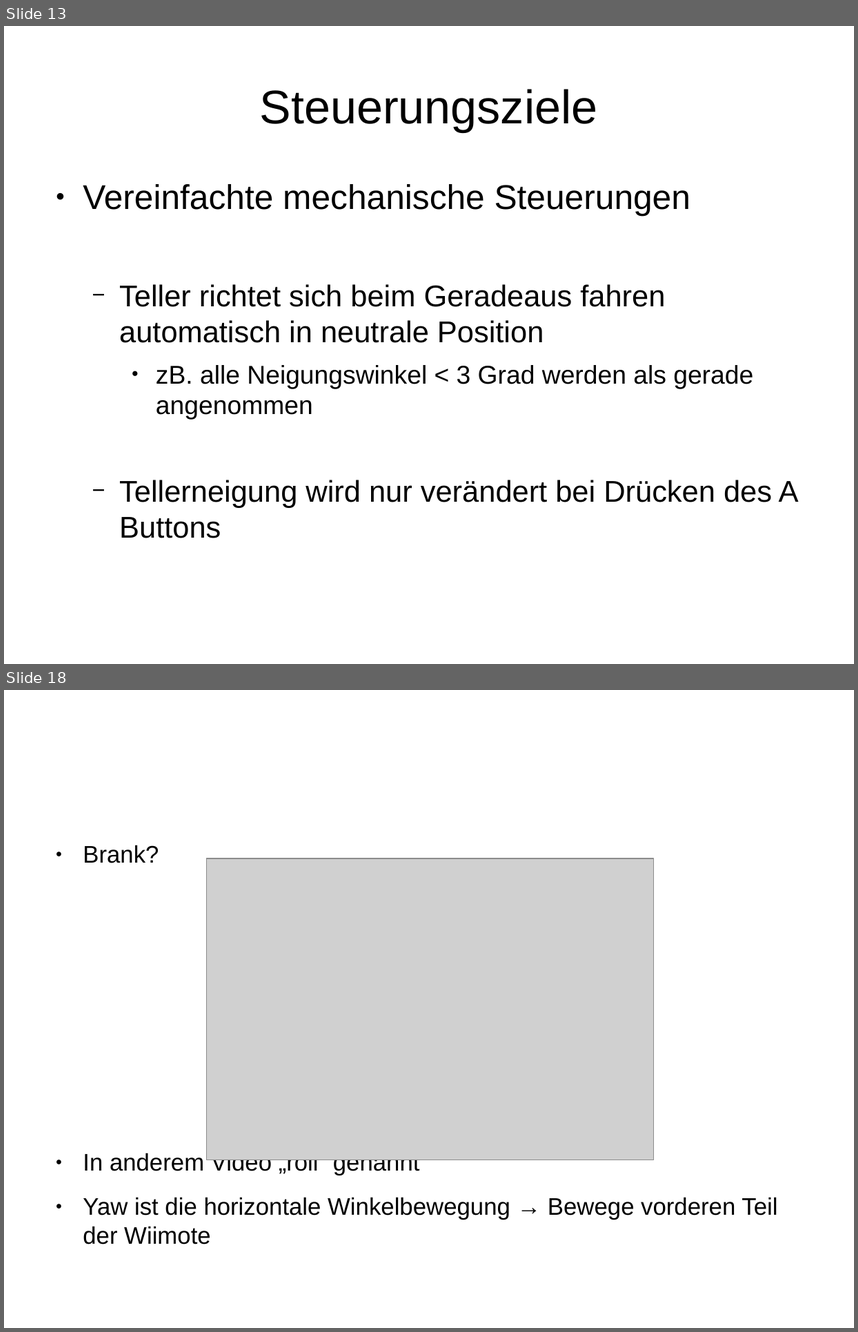
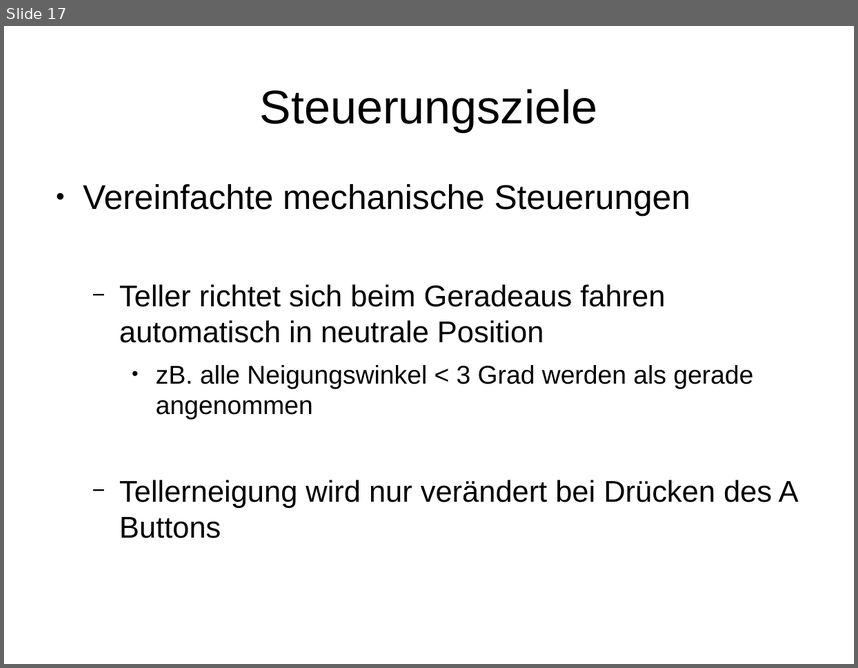
Before and after one commit to plumskl0/Keelan_Neo, a slide deck: VortragMileStoneOne.odp. Shown one above the other, each under a label of ours: slides 13 and 18 before the commit, slide 17 after it; the slides between them are not shown. The pictures are 858x1332 and 858x668 pixels, drawn with LibreOffice and Linux fonts; fonts in the diff are those of the drawing; grey boxes stand for pictures. Boxes give left, top, right and bottom in pixels: in the first picture for what was removed or moved away, otherwise in the second. Text is boxed around its words. In the diff, an @@ line names an element or a change of style, - is before the commit and + after.

```diff
--- a/VortragMileStoneOne.odp
+++ b/VortragMileStoneOne.odp
@@ slide 18 removed at (x1=4, y1=690, x2=854, y2=1328), background #FFFFFF @@
@@ text removed at (x1=83, y1=845, x2=777, y2=1244) @@
-● Brank?
-● In anderem Video „roll“ genannt
-● Yaw ist die horizontale Winkelbewegung → Bewege vorderen Teil der Wiimote
@@ picture removed at (x1=206, y1=858, x2=653, y2=1160) @@
@@ what was slide 13 is now slide 17 @@
```
Also in this commit, not shown: 3 slides changed, 5 slides added, 12 other slides removed.
